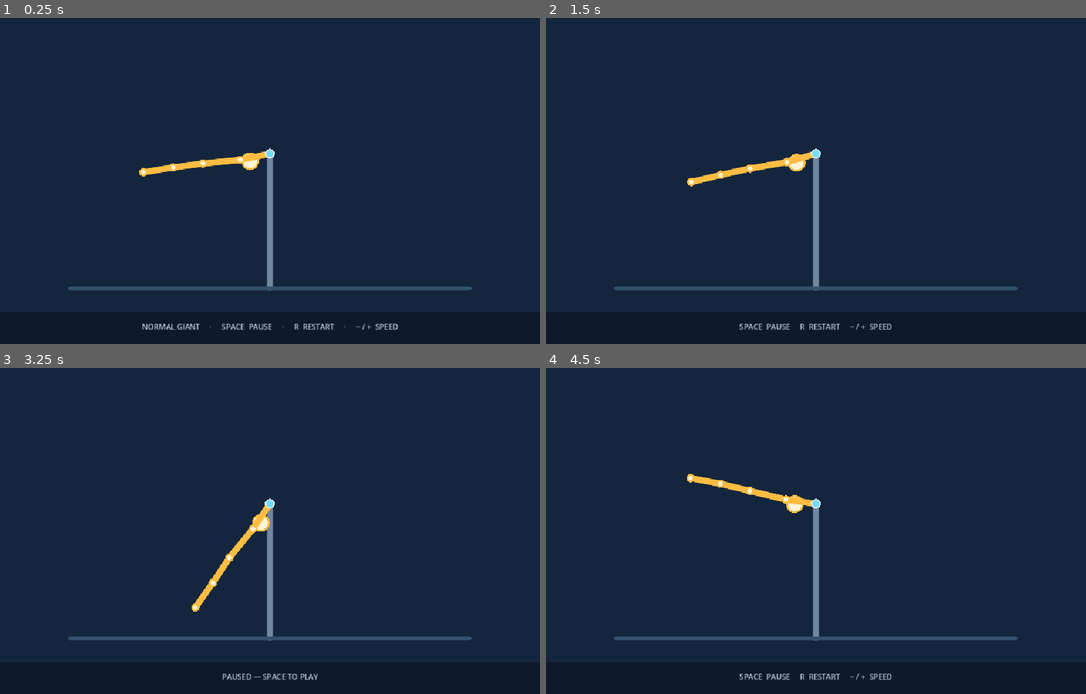
Above: before the commit, frames 1-4 (two rows, left to right).
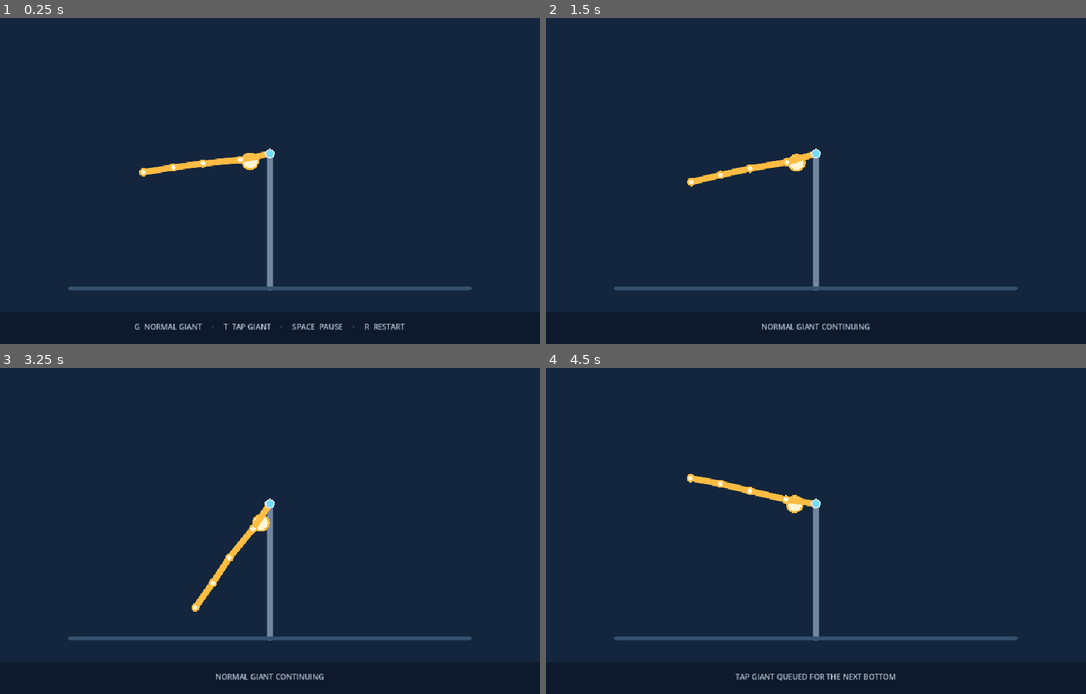
Above: after the commit, the same moments.

Repository: waynelaker/Stick-
Game: Godot game, scene res://main.tscn
Two runs of this game, one before a commit and one after it. Both use one fixed random seed, a clock stepped at 60 frames per second and the inputs below.
Inputs:
- Up to frame 1 (0.25 s): no input
- Up to frame 2 (1.5 s): tap Enter at 0.5 s; hold Space (release_catch) 0.53-1.28 s; tap G (move_normal, bound only after the commit) at 0.8, 1.35 s; tap R (restart) at 1.25 s
- Up to frame 3 (3.25 s): tap T (move_tap, bound only after the commit) at 1.55 s; hold T (move_tap, bound only after the commit) 2.03-2.78 s; tap Space (release_catch) at 2.3, 2.85 s; tap R (restart) at 2.75 s; tap G (move_normal, bound only after the commit) at 3.05 s
- Up to frame 4 (4.5 s): tap R (restart) at 3.5, 4.15 s; hold G (move_normal, bound only after the commit) 3.53-4.28 s; tap T (move_tap, bound only after the commit) at 3.8, 4.35 s

The runs differ from the first frame. In frame 1, 0.5% of the frame differs, in the area x 24-75%, y 93-96%; in frame 2, 0.4%; in frame 3, 0.3%; in frame 4, 0.4%.

Commit message:
added tap giant

Diff:
--- a/scripts/authored_skills.gd
+++ b/scripts/authored_skills.gd
@@ -13,12 +13,18 @@
 const CHAIN := [["hand", "shoulder"], ["shoulder", "hip"], ["hip", "knee"], ["knee", "ankle"]]
 
 static func normal_giant() -> Dictionary:
+	return _create_giant_skill("normal_giant", "Normal giant", false)
+
+static func tap_giant() -> Dictionary:
+	return _create_giant_skill("tap_giant", "Tap giant", true)
+
+static func _create_giant_skill(id: String, name: String, is_tap: bool) -> Dictionary:
 	var frames: Array[Dictionary] = []
 	var labels := ["Bottom", "Rising low", "Rising", "Quarter", "Approaching handstand", "Handstand approach", "Handstand", "Descending high", "Descending", "Quarter", "Descending low", "Bottom approach"]
 	for index in range(12):
 		var time := GIANT_DURATION * float(index) / 12.0
-		frames.append({"time": time, "label": labels[index], "pose": _reference_normal_giant_pose(time)})
-	return {"id":"normal_giant", "name":"Normal giant", "duration":GIANT_DURATION, "loop":true,
+		frames.append({"time": time, "label": labels[index], "pose": _reference_giant_pose(time, is_tap)})
+	return {"id":id, "name":name, "duration":GIANT_DURATION, "loop":true,
 		"entry_state":"long_hang_forward", "exit_state":"long_hang_forward", "keyframes":frames}
 
 static func sample_skill(skill: Dictionary, time: float) -> Dictionary:
@@ -42,24 +48,31 @@
 	var next_time := float(next.time) + duration if wraps_after_last else float(next.time)
 	var evaluation_time := local_time + duration if wraps_before_first else local_time
 	var span := next_time - previous_time
-	return _interpolate_pose(previous.pose, next.pose, 0.0 if span == 0.0 else (evaluation_time - previous_time) / span)
+	return interpolate_pose(previous.pose, next.pose, 0.0 if span == 0.0 else (evaluation_time - previous_time) / span)
 
-static func _reference_normal_giant_pose(time: float) -> Dictionary:
+static func _reference_giant_pose(time: float, is_tap: bool) -> Dictionary:
 	var phase := -time
 	var radial := Vector2(sin(phase), cos(phase))
 	var tangent := Vector2(cos(phase), -sin(phase))
-	var shape := 9.0 * sin(phase - 0.35)
+	var tap_phase := fposmod(time, GIANT_DURATION)
+	var upswing := maxf(0.0, sin(tap_phase)) if is_tap else 0.0
+	var downswing := maxf(0.0, -sin(tap_phase)) if is_tap else 0.0
+	var arch_amount := (1.0 + cos(tap_phase)) / 2.0 if is_tap else 0.0
+	var shoulder_flex := -(downswing * 0.42 + upswing * 0.6)
+	var hip_flex := -(downswing * 0.38 + upswing * 0.95 - arch_amount * 0.26)
+	var torso_direction := radial * cos(shoulder_flex) + tangent * sin(shoulder_flex)
+	var shape := 9.0 * sin(phase - 0.35) - arch_amount * 22.0
 	var shoulder := HIGH_BAR + radial * ARM
-	var hip := shoulder + radial * TORSO + tangent * shape
-	var knee_bend := sin(phase + 0.7) * 0.12
-	var ankle_bend := sin(phase + 0.2) * 0.05
+	var hip := shoulder + torso_direction * TORSO + tangent * shape
+	var knee_bend := shoulder_flex + hip_flex + (0.0 if is_tap else sin(phase + 0.7) * 0.12)
+	var ankle_bend := shoulder_flex + hip_flex * 0.82 + (0.0 if is_tap else sin(phase + 0.2) * 0.05)
 	var knee_direction := radial * cos(knee_bend) + tangent * sin(knee_bend)
 	var ankle_direction := radial * cos(ankle_bend) + tangent * sin(ankle_bend)
 	var knee := hip + knee_direction * THIGH
 	return {"hand":HIGH_BAR, "shoulder":shoulder, "hip":hip, "knee":knee,
 		"ankle":knee + ankle_direction * SHIN, "head":shoulder - radial * HEAD_OFFSET + tangent * 7.0}
 
-static func _interpolate_pose(from: Dictionary, to: Dictionary, amount: float) -> Dictionary:
+static func interpolate_pose(from: Dictionary, to: Dictionary, amount: float) -> Dictionary:
 	var result := {"hand": Vector2(from.hand).lerp(Vector2(to.hand), amount)}
 	for bone in CHAIN:
 		var parent: String = bone[0]
--- a/scripts/game.gd
+++ b/scripts/game.gd
@@ -5,6 +5,7 @@
 
 func _ready() -> void:
 	queue_redraw()
+	_ensure_move_inputs()
 	gymnast = StickGymnast.new()
 	add_child(gymnast)
 	_build_play_overlay()
@@ -19,15 +20,19 @@
 	status.offset_top = -42
 	status.offset_bottom = -14
 	status.horizontal_alignment = HORIZONTAL_ALIGNMENT_CENTER
-	status.text = "NORMAL GIANT     ·     SPACE  PAUSE     ·     R  RESTART     ·     − / +  SPEED"
+	status.text = "G  NORMAL GIANT     ·     T  TAP GIANT     ·     SPACE  PAUSE     ·     R  RESTART"
 	status.add_theme_font_size_override("font_size", 14)
 	status.add_theme_color_override("font_color", Color("#b5c4d8"))
 	layer.add_child(status)
 
 func _unhandled_input(event: InputEvent) -> void:
-	if event.is_action_pressed("release_catch"):
+	if event.is_action_pressed("move_tap"):
+		status.text = gymnast.queue_move("tap_giant").to_upper()
+	elif event.is_action_pressed("move_normal"):
+		status.text = gymnast.queue_move("normal_giant").to_upper()
+	elif event.is_action_pressed("release_catch"):
 		gymnast.playing = not gymnast.playing
-		status.text = "PAUSED — SPACE TO PLAY" if not gymnast.playing else "SPACE  PAUSE     R  RESTART     − / +  SPEED"
+		status.text = "PAUSED — SPACE TO PLAY" if not gymnast.playing else "G  NORMAL     ·     T  TAP     ·     SPACE  PAUSE"
 	elif event.is_action_pressed("restart"):
 		gymnast.reset()
 		status.text = "SPACE  PAUSE     R  RESTART     − / +  SPEED"
@@ -39,5 +44,19 @@
 			gymnast.speed = maxf(0.25, gymnast.speed - 0.1)
 			status.text = "SPEED  %0.1f×" % gymnast.speed
 
+func _ensure_move_inputs() -> void:
+	_add_key_action("move_normal", KEY_G)
+	_add_key_action("move_tap", KEY_T)
+
+func _add_key_action(action: StringName, key: int) -> void:
+	if not InputMap.has_action(action):
+		InputMap.add_action(action)
+	for existing in InputMap.action_get_events(action):
+		if existing is InputEventKey and existing.physical_keycode == key:
+			return
+	var key_event := InputEventKey.new()
+	key_event.physical_keycode = key
+	InputMap.action_add_event(action, key_event)
+
 func _draw() -> void:
 	draw_rect(Rect2(0, 0, 1000, 610), Color("#0e1a2b"))
--- a/scripts/gymnast.gd
+++ b/scripts/gymnast.gd
@@ -15,6 +15,8 @@
 const SCENE_CENTER := Vector2(500.0, 275.0)
 
 var skill := AuthoredSkills.normal_giant()
+var queued_skill: Dictionary = {}
+var queued_cycle := -1
 var skill_time := 0.0
 var speed := 1.0
 var playing := true
@@ -28,16 +30,48 @@
 	if playing:
 		# Direct port: fast through bottom, slow and measured near handstand.
 		var bottom_speed_bias := 0.38 + 0.82 * ((1.0 + cos(skill_time)) / 2.0)
+		var tap_drive := 0.85 + 0.45 * maxf(0.0, sin(skill_time)) if skill.id == "tap_giant" else 1.0
+		var previous_cycle := floori(skill_time / float(skill.duration))
 		# Calibrated so the former 1.2× playback is now the natural 1.0× rate.
-		skill_time += delta * 5.04 * speed * bottom_speed_bias
+		skill_time += delta * 5.04 * speed * bottom_speed_bias * tap_drive
 		pose = AuthoredSkills.sample_skill(skill, skill_time)
+		if not queued_skill.is_empty():
+			var local_time := fposmod(skill_time, float(skill.duration))
+			var blend_start := float(skill.duration) * 0.78
+			var active_cycle := floori(skill_time / float(skill.duration))
+			if active_cycle == queued_cycle - 1 and local_time >= blend_start:
+				var blend := smoothstep(blend_start, float(skill.duration), local_time)
+				var target_pose := AuthoredSkills.sample_skill(queued_skill, local_time)
+				pose = AuthoredSkills.interpolate_pose(pose, target_pose, blend)
+			var current_cycle := floori(skill_time / float(skill.duration))
+			if current_cycle > previous_cycle and current_cycle >= queued_cycle:
+				skill = queued_skill
+				queued_skill = {}
+				queued_cycle = -1
+				skill_time = fposmod(skill_time, float(skill.duration))
+				pose = AuthoredSkills.sample_skill(skill, skill_time)
 		queue_redraw()
 
 func reset() -> void:
 	skill_time = 0.0
 	playing = true
+	queued_skill = {}
+	queued_cycle = -1
 	pose = AuthoredSkills.sample_skill(skill, skill_time)
 	queue_redraw()
+
+func queue_move(id: String) -> String:
+	var requested := AuthoredSkills.tap_giant() if id == "tap_giant" else AuthoredSkills.normal_giant()
+	if requested.id == skill.id:
+		queued_skill = {}
+		queued_cycle = -1
+		return "%s continuing" % skill.name
+	queued_skill = requested
+	var duration: float = skill.duration
+	var current_cycle := floori(skill_time / duration)
+	var too_late_to_blend := fposmod(skill_time, duration) >= duration * 0.78
+	queued_cycle = current_cycle + (2 if too_late_to_blend else 1)
+	return "%s queued for %s bottom" % [requested.name, "the following" if too_late_to_blend else "the next"]
 
 func _draw() -> void:
 	# The TypeScript scene's SVG viewBox is exactly 1000 x 550.
Not shown, changed: GME_PORT_NOTES.md
Not shown, changed: README.md
